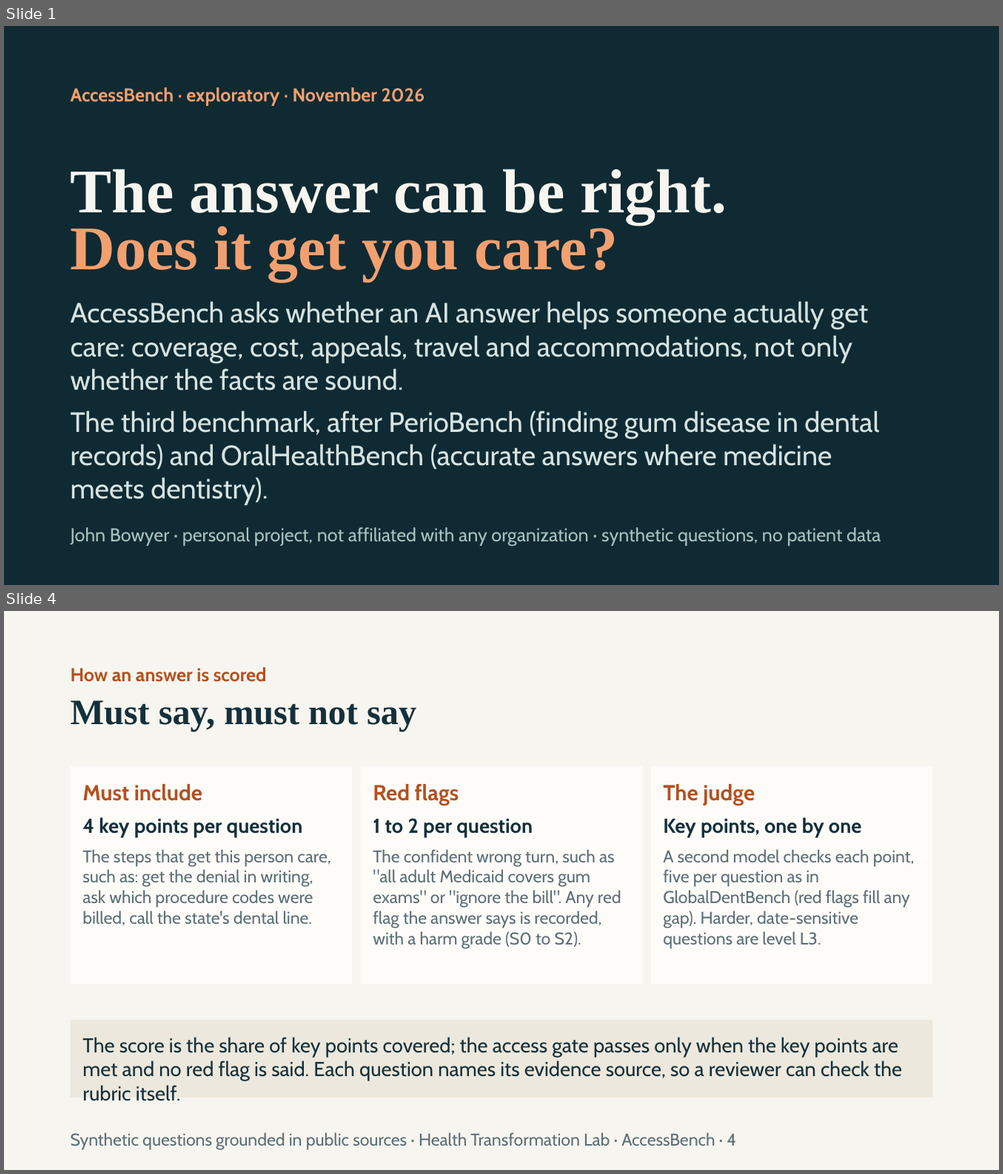
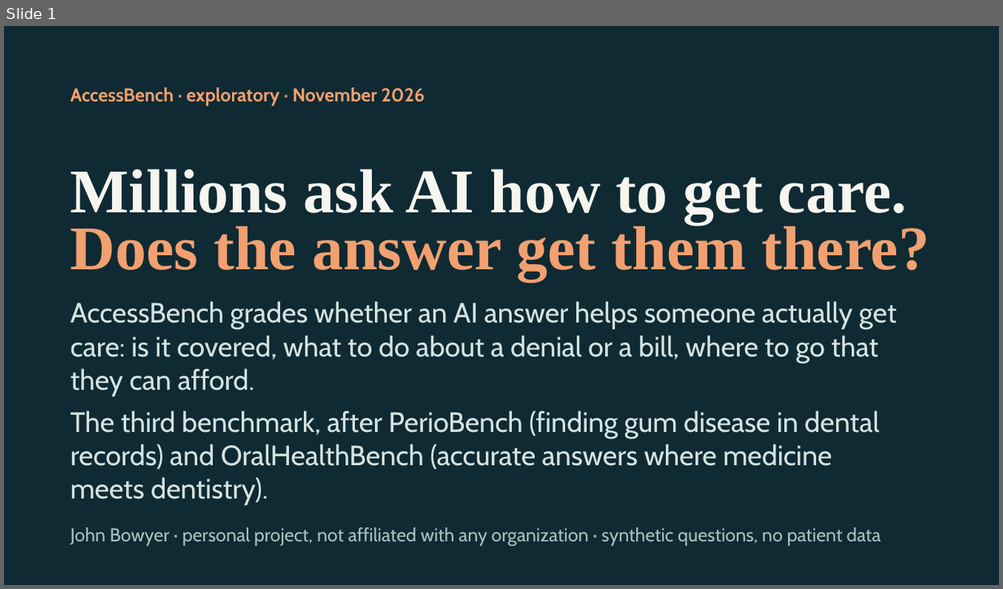
Before and after one commit to healthtransformationlab/health-transformation-lab-nlp, a slide deck: docs/access/access_bench.pptx. Shown one above the other, each under a label of ours: slides 1 and 4 before the commit, slide 1 after it; the slides between them are not shown. The pictures are 1003x1174 and 1003x589 pixels, drawn with LibreOffice and Linux fonts; fonts in the diff are those of the drawing. Boxes give left, top, right and bottom in pixels: in the first picture for what was removed or moved away, otherwise in the second. Text is boxed around its words. In the diff, an @@ line names an element or a change of style, - is before the commit and + after.

```diff
--- a/docs/access/access_bench.pptx
+++ b/docs/access/access_bench.pptx
@@ slide 4 removed at <box>4,611,999,1170</box>, background #F7F5EF @@
@@ text removed at <box>71,667,267,682</box> @@
-How an answer is scored
@@ text removed at <box>71,701,416,731</box> @@
-Must say, must not say
@@ rectangle removed at <box>71,766,353,984</box> @@
-Must include
-4 key points per question
-The steps that get this person care, such as: get the denial in writing, ask which procedure codes were billed, call the state's dental line.
@@ rectangle removed at <box>361,766,643,984</box> @@
-Red flags
-1 to 2 per question
-The confident wrong turn, such as "all adult Medicaid covers gum exams" or "ignore the bill". Any red flag the answer says is recorded, with a harm grade (S0 to S2).
@@ rectangle removed at <box>651,766,933,984</box> @@
-The judge
-Key points, one by one
-A second model checks each point, five per question as in GlobalDentBench (red flags fill any gap). Harder, date-sensitive questions are level L3.
@@ rectangle removed at <box>71,1021,933,1098</box> @@
-The score is the share of key points covered; the access gate passes only when the key points are met and no red flag is said. Each question names its evidence source, so a reviewer can check the rubric itself.
@@ text removed at <box>71,1133,736,1150</box> @@
-Synthetic questions grounded in public sources · Health Transformation Lab · AccessBench · 4
@@ slide 1 changed as well @@
@@ text at <box>71,169,906,224</box>: text changed @@
-The answer can be right.
+Millions ask AI how to get care.
@@ text at <box>71,221,929,281</box>: text changed @@
-Does it get you care?
+Does the answer get them there?
@@ text at <box>71,301,896,397</box>: text changed @@
-AccessBench asks whether an AI answer helps someone actually get care: coverage, cost, appeals, travel and accommodations, not only whether the facts are sound.
+AccessBench grades whether an AI answer helps someone actually get care: is it covered, what to do about a denial or a bill, where to go that they can afford.
```
Also in this commit, not shown: 3 other slides changed, 4 slides added, 2 other slides removed, 19 other files.
